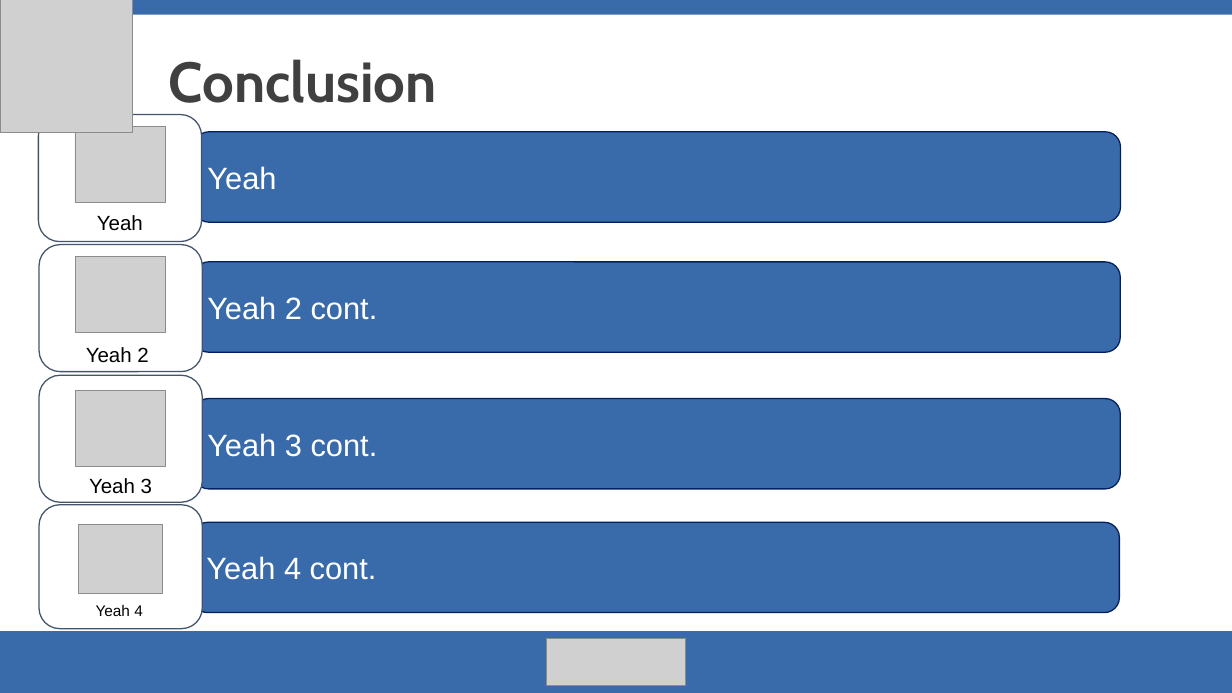
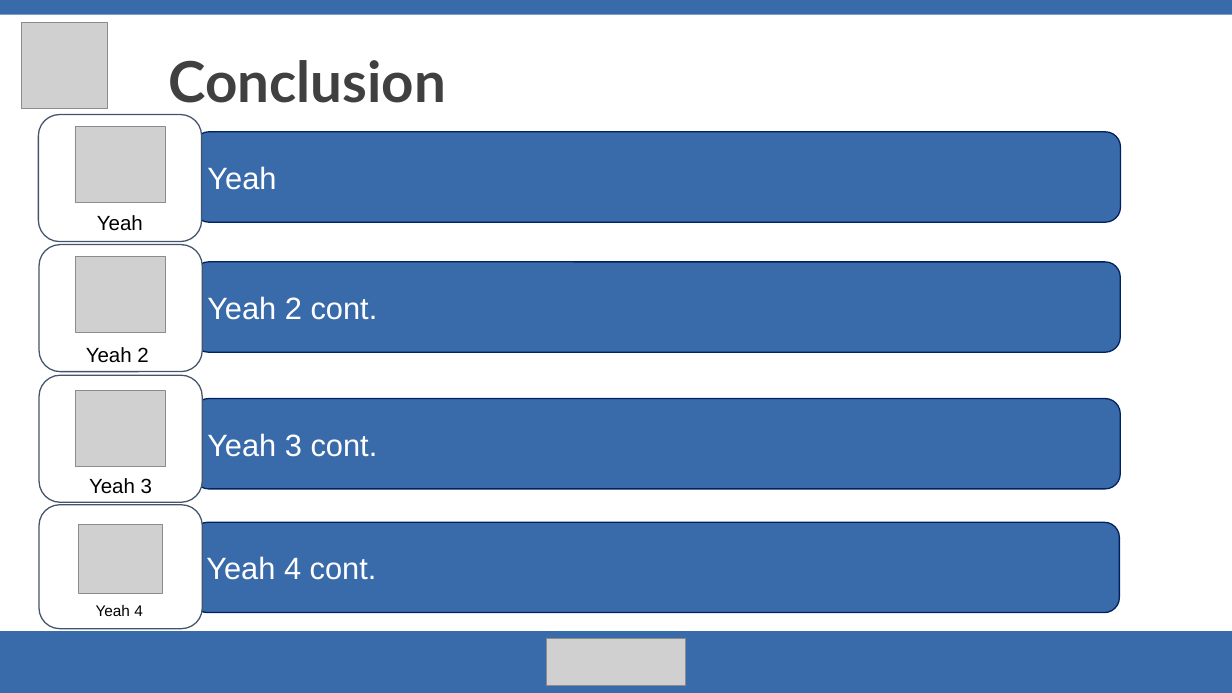
Before and after one commit to deryavuz1/UTSA_CPTC_Team, a slide deck: slide 14 of report/APT-UTSA-Presentation.pptx (slide 11 before the commit). Drawn at 1232x693 pixels with LibreOffice and Linux fonts; fonts in the diff are those of the drawing; grey boxes stand for pictures. Boxes give left, top, right and bottom in pixels: in the first picture for what was removed or moved away, otherwise in the second. Text is boxed around its words. In the diff, an @@ line names an element or a change of style, - is before the commit and + after.

```diff
--- a/report/APT-UTSA-Presentation.pptx
+++ b/report/APT-UTSA-Presentation.pptx
@@ picture resized from (x1=0, y1=0, x2=133, y2=133) to (x1=21, y1=22, x2=108, y2=109) @@
@@ text "Conclusion" at (x1=169, y1=60, x2=446, y2=103): font Cabin to Lato @@
```
Also in this commit, not shown: 11 other slides changed, 3 slides added, 1 other file.
